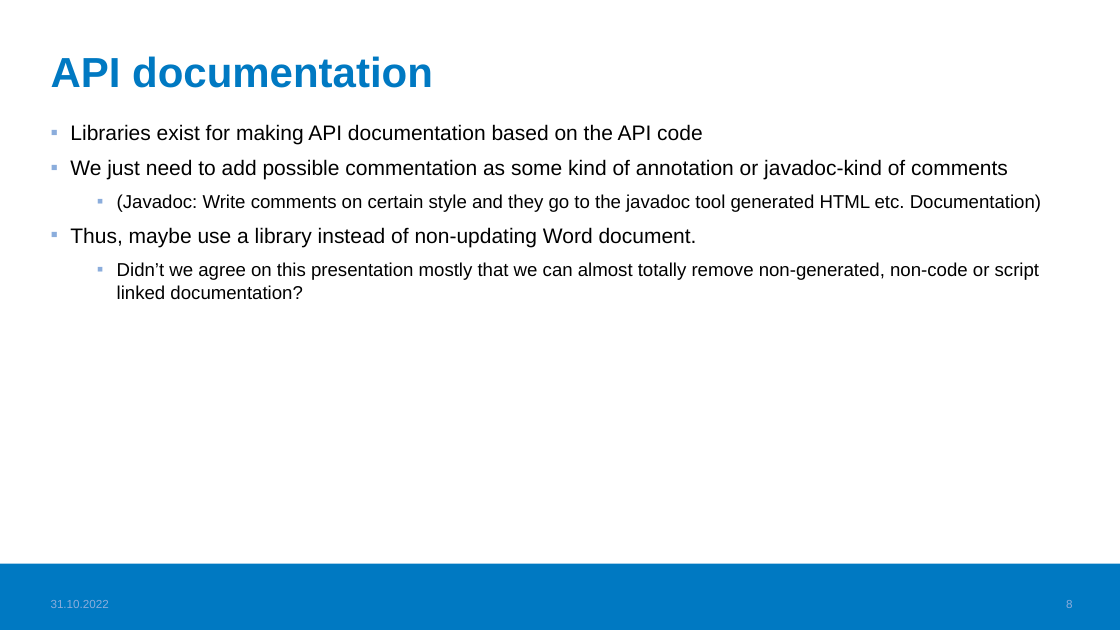
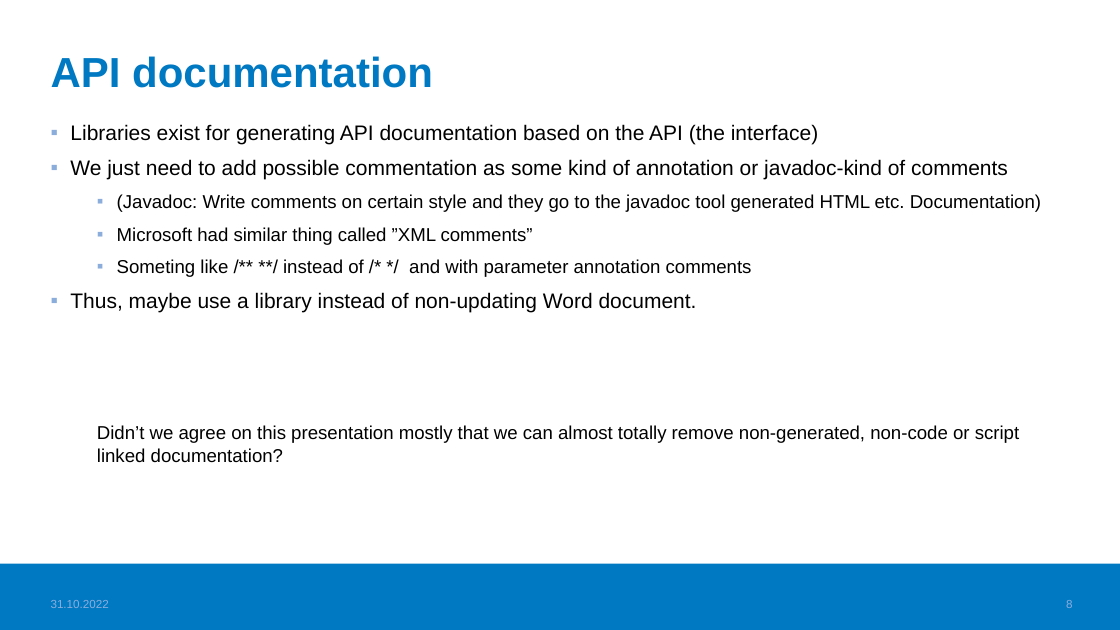
Before and after one commit to haagahelia/ohke-teknologiat, a slide deck: slide 8 of 06_ohjelmistoarkkitehtuurit_ja_patternit/documentation_principles_for_sw_projects.pptx. Drawn at 1120x630 pixels with LibreOffice and Linux fonts; fonts in the diff are those of the drawing; background and template pictures are left out. Boxes give left, top, right and bottom in pixels: in the first picture for what was removed or moved away, otherwise in the second. Text is boxed around its words. In the diff, an @@ line names an element or a change of style, - is before the commit and + after.

Commit message:
Project documentation philosophy first' complete version ready

```diff
--- a/06_ohjelmistoarkkitehtuurit_ja_patternit/documentation_principles_for_sw_projects.pptx
+++ b/06_ohjelmistoarkkitehtuurit_ja_patternit/documentation_principles_for_sw_projects.pptx
@@ text at [70, 124, 818, 144]: text changed @@
-▪ Libraries exist for making API documentation based on the API code
+▪ Libraries exist for generating API documentation based on the API (the interface)
@@ text at [117, 227, 752, 277]: paragraphs added @@
+  ▪ Microsoft had similar thing called ”XML comments”
+  ▪ Someting like /** **/ instead of /* */ and with parameter annotation comments
@@ text at [97, 425, 1019, 463]: bullet ▪ to none @@
```
Also in this commit, not shown: 5 other slides changed, 1 other file.
